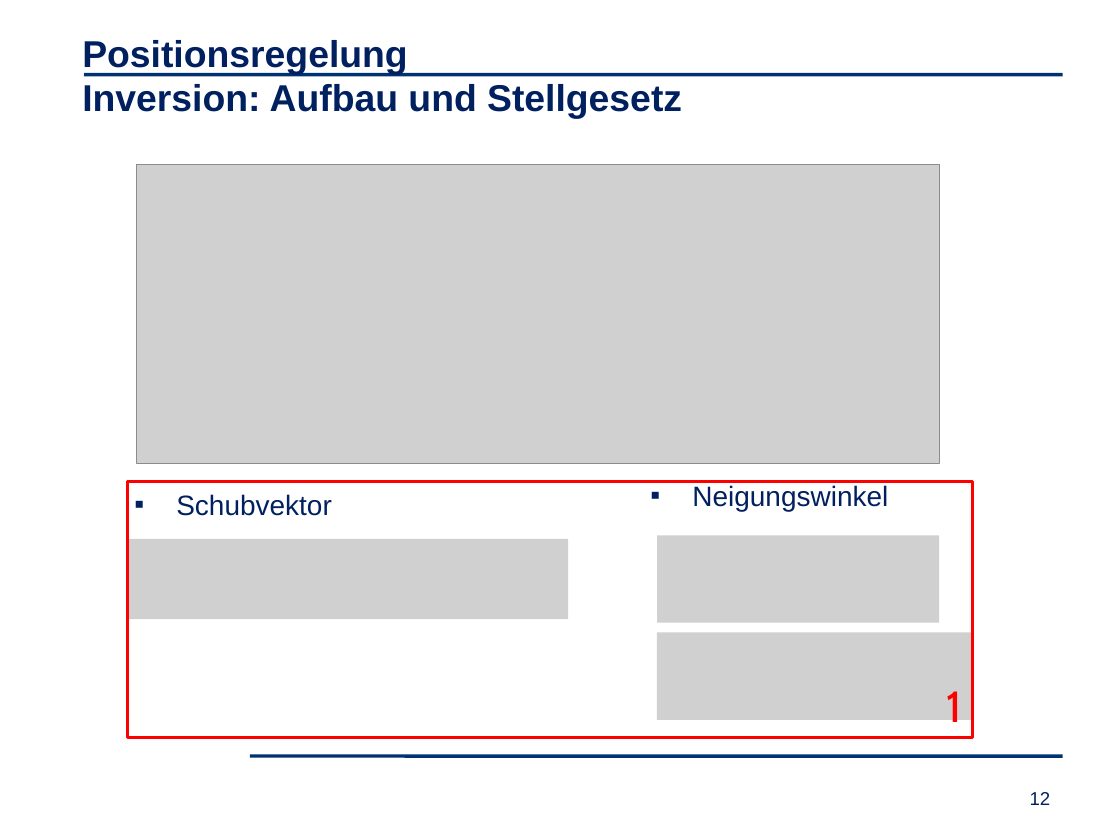
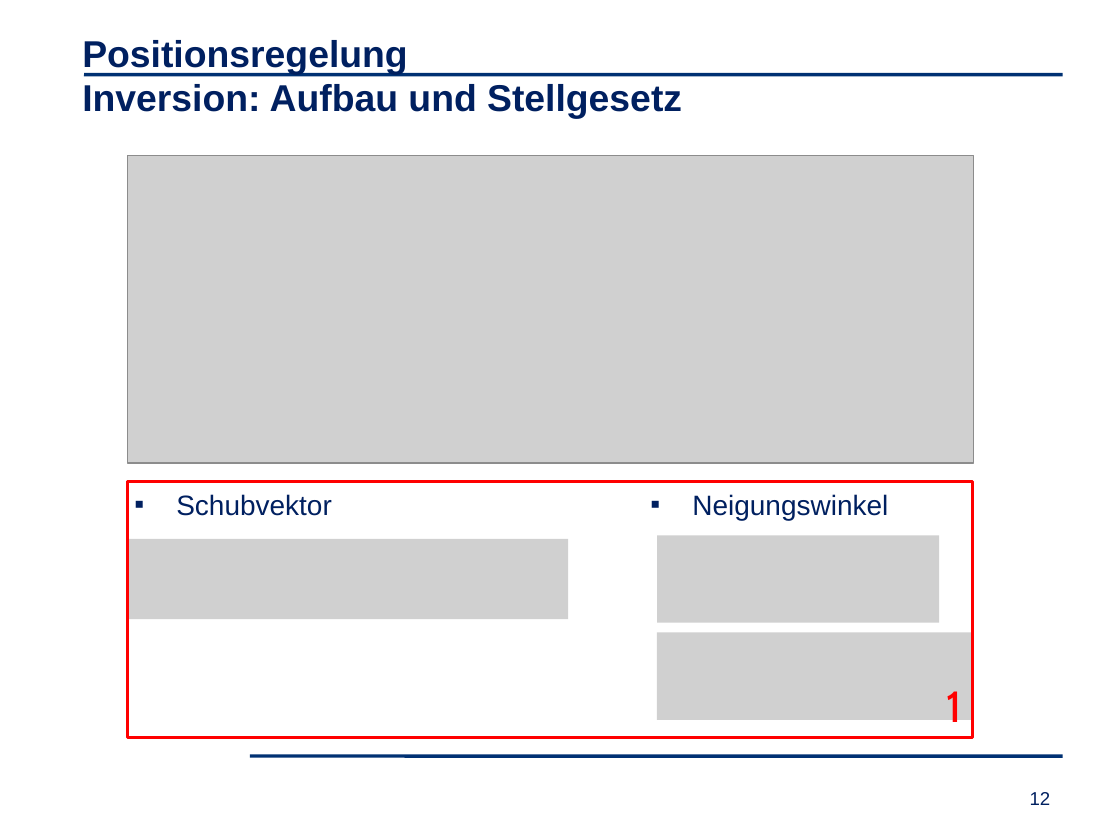
Before and after one commit to matwelter/Abschlusspraesentation, a slide deck: slide 12 of Abschlusspräsentation_LIKE.pptx. Drawn at 1120x840 pixels with LibreOffice and Linux fonts; fonts in the diff are those of the drawing; grey boxes stand for pictures; background and template pictures are left out. Boxes give left, top, right and bottom in pixels: in the first picture for what was removed or moved away, otherwise in the second. Text is boxed around its words. In the diff, an @@ line names an element or a change of style, - is before the commit and + after.

```diff
--- a/Abschlusspräsentation_LIKE.pptx
+++ b/Abschlusspräsentation_LIKE.pptx
@@ picture: place and size @@
-picture at [137, 165, 940, 464]
+picture at [128, 156, 973, 464]
@@ text "Neigungswinkel": place and size @@
-text "Neigungswinkel" at [692, 485, 888, 511]
+text "Neigungswinkel" at [692, 494, 888, 520]
```
Also in this commit, not shown: 3 other slides changed.
